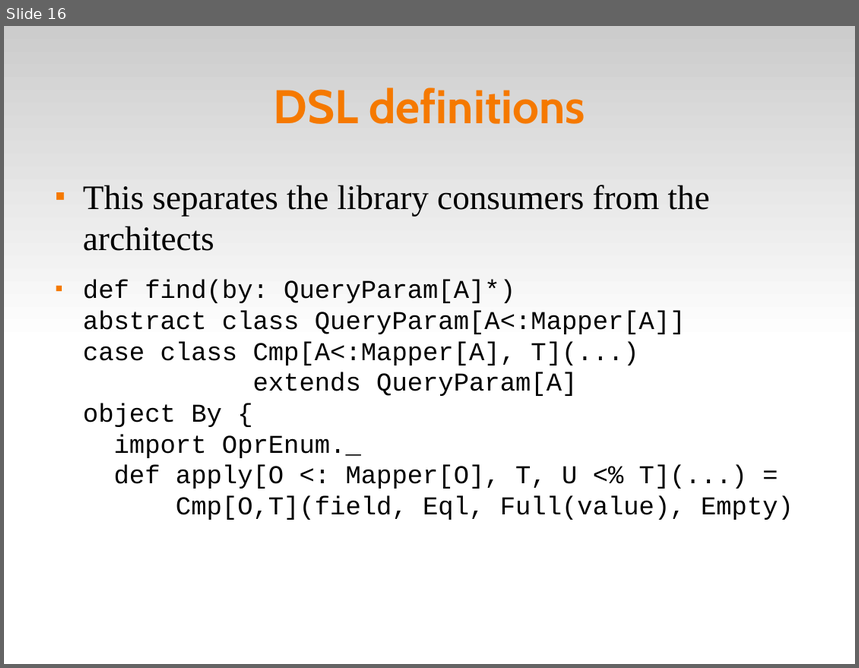
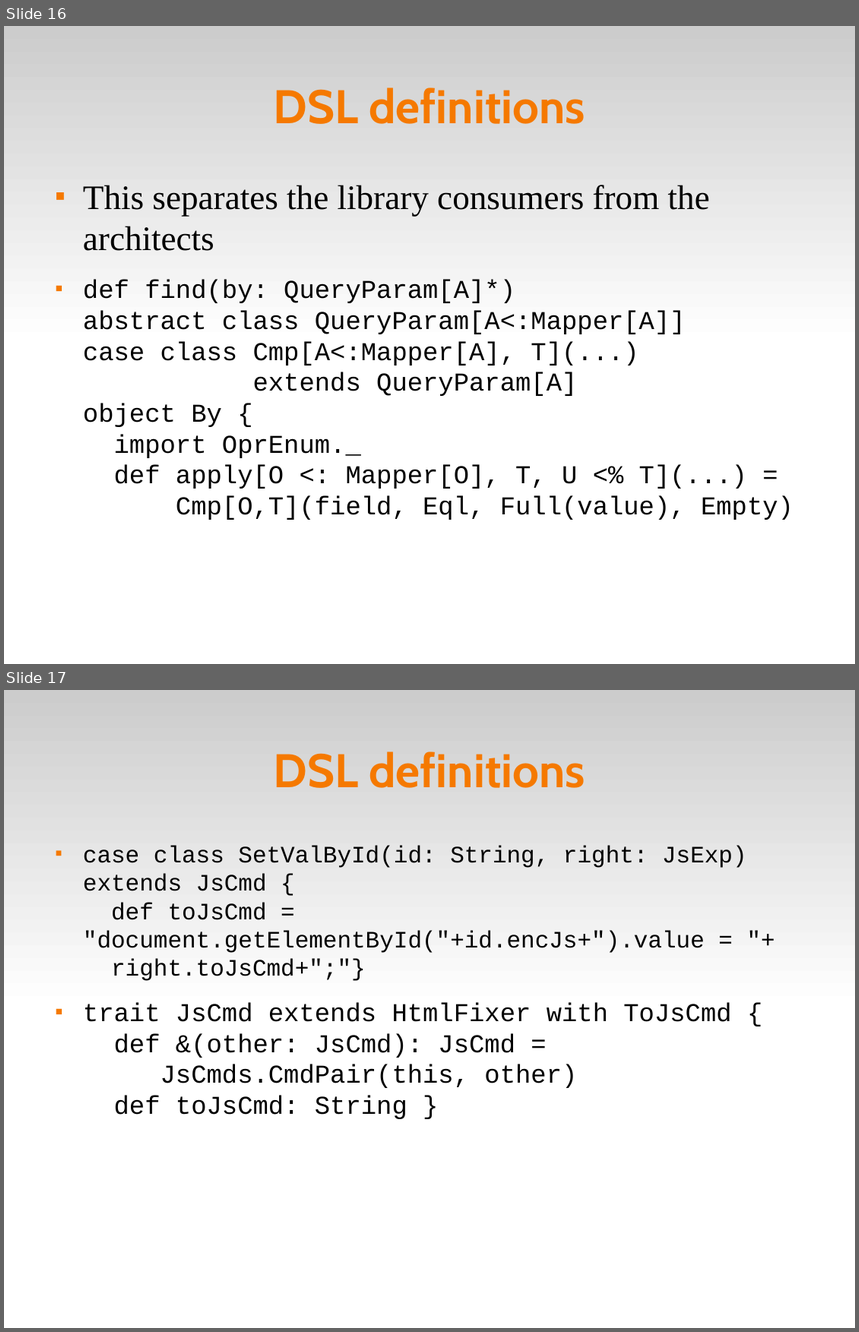
Before and after one commit to dpp/lift-samples, a slide deck: presentations/2008_dpp_SVCodeCamp/Scala Tips and Tricks.odp. Shown one above the other, each under a label of ours: slide 16 before the commit, slides 16 and 17 after it. The pictures are 859x668 and 859x1332 pixels, drawn with LibreOffice and Linux fonts; fonts in the diff are those of the drawing; background and template pictures are left out. Boxes give left, top, right and bottom in pixels: in the first picture for what was removed or moved away, otherwise in the second. Text is boxed around its words. In the diff, an @@ line names an element or a change of style, - is before the commit and + after.

```diff
--- a/presentations/2008_dpp_SVCodeCamp/Scala Tips and Tricks.odp
+++ b/presentations/2008_dpp_SVCodeCamp/Scala Tips and Tricks.odp
@@ slide 17 added at [4, 690, 855, 1328], background #FFFFFF; not listed: 1 template element that a slide beside it also shows @@
@@ title added at [274, 752, 585, 788], 44 pt, text #F57900, bold @@
+DSL definitions
@@ text added at [83, 846, 747, 1119], 22 pt, text #000000 @@
+■ case class SetValById(id: String, right: JsExp) extends JsCmd {
+  def toJsCmd = "document.getElementById("+id.encJs+").value = "+
+  right.toJsCmd+";"}
+■ trait JsCmd extends HtmlFixer with ToJsCmd {
+  def &(other: JsCmd): JsCmd =
+  JsCmds.CmdPair(this, other)
+  def toJsCmd: String }
```
Also in this commit, not shown: 1 other slide added, 17 other files.
